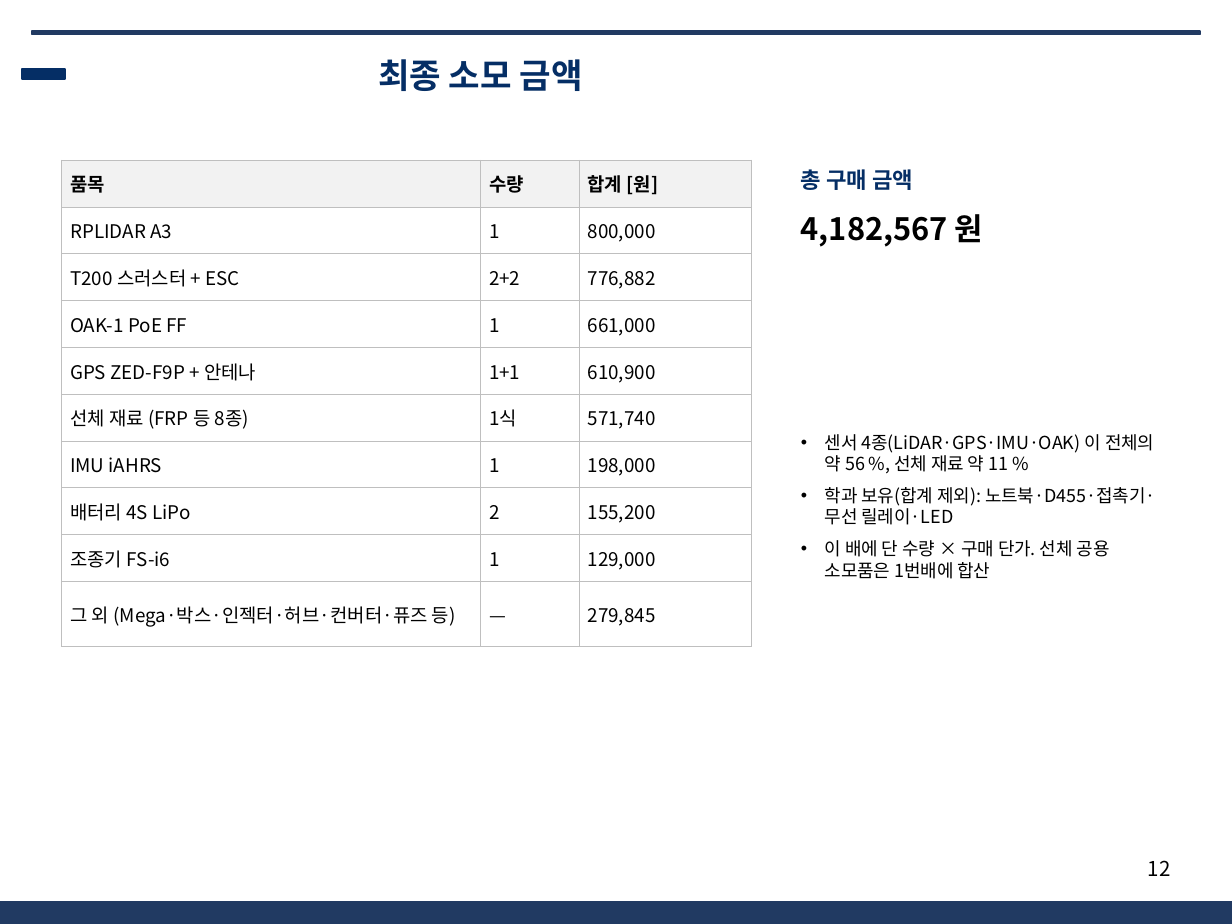
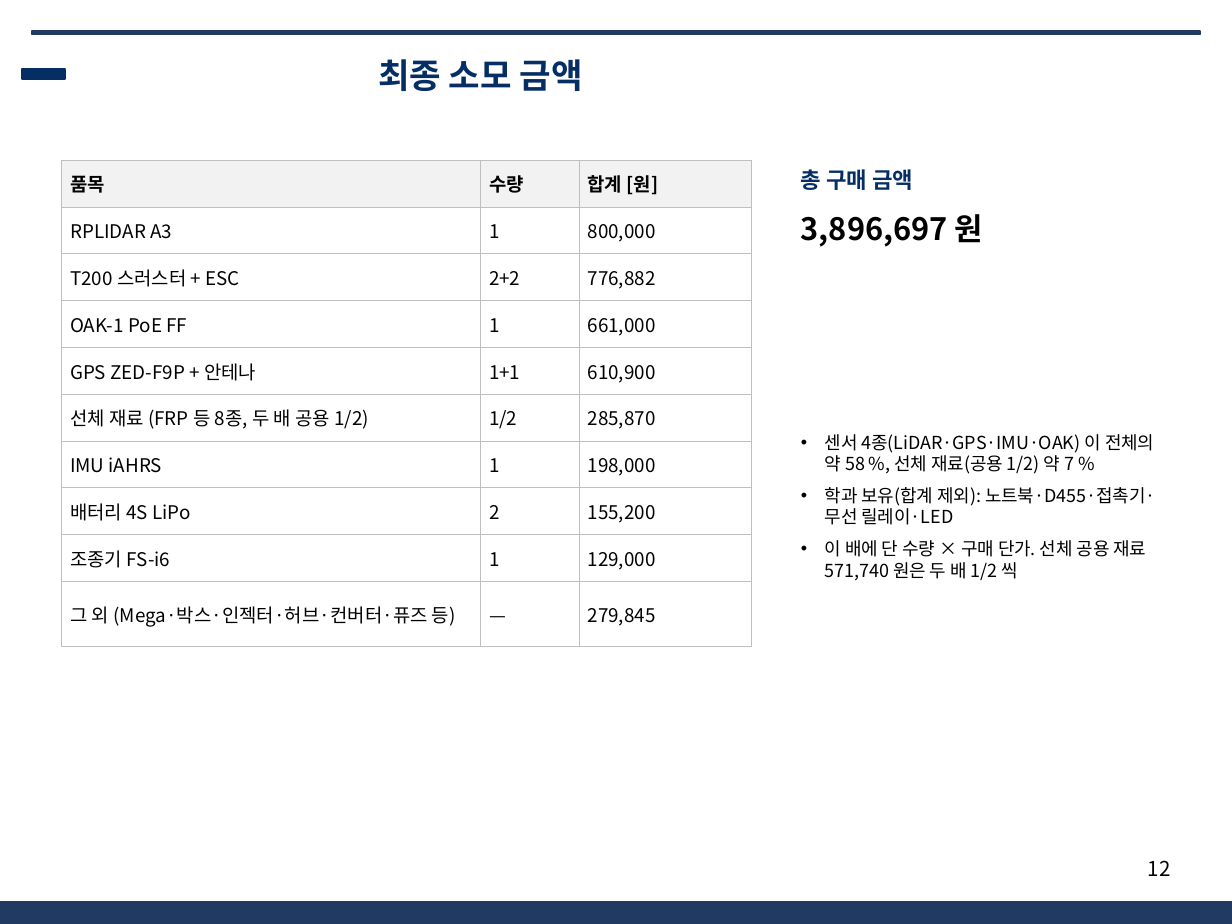
Before and after one commit to unmatsutake377-rgb/ros2_ws, a slide deck: slide 12 of docs/전달용/보고서_분담/발표자료_SSF_A.pptx. Drawn at 1232x924 pixels with LibreOffice and Linux fonts; fonts in the diff are those of the drawing; background and template pictures are left out. Boxes give left, top, right and bottom in pixels: in the first picture for what was removed or moved away, otherwise in the second. Text is boxed around its words. In the diff, an @@ line names an element or a change of style, - is before the commit and + after.

```diff
--- a/docs/전달용/보고서_분담/발표자료_SSF_A.pptx
+++ b/docs/전달용/보고서_분담/발표자료_SSF_A.pptx
@@ table at (x1=62, y1=160, x2=752, y2=631) @@
-row 6: 선체 재료 (FRP 등 8종) | 1식 | 571,740
+row 6: 선체 재료 (FRP 등 8종, 두 배 공용 1/2) | 1/2 | 285,870
@@ text at (x1=801, y1=214, x2=983, y2=247): text changed @@
-4,182,567 원
+3,896,697 원
@@ text at (x1=825, y1=434, x2=1154, y2=474): text changed @@
-• 센서 4종(LiDAR·GPS·IMU·OAK) 이 전체의 약 56 %, 선체 재료 약 11 %
+• 센서 4종(LiDAR·GPS·IMU·OAK) 이 전체의 약 58 %, 선체 재료(공용 1/2) 약 7 %
@@ text at (x1=825, y1=540, x2=1147, y2=581): text changed @@
-• 이 배에 단 수량 × 구매 단가. 선체 공용 소모품은 1번배에 합산
+• 이 배에 단 수량 × 구매 단가. 선체 공용 재료 571,740 원은 두 배 1/2 씩
```
Also in this commit, not shown: 6 other files.
